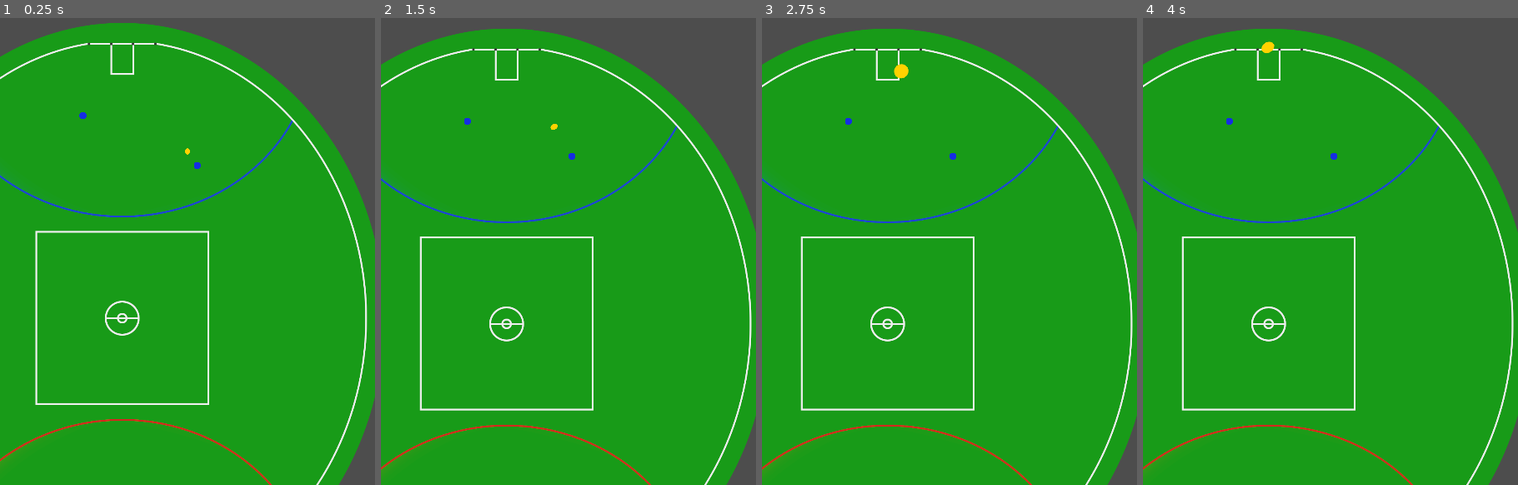
Above: before the commit, frames 1-4 (left to right).
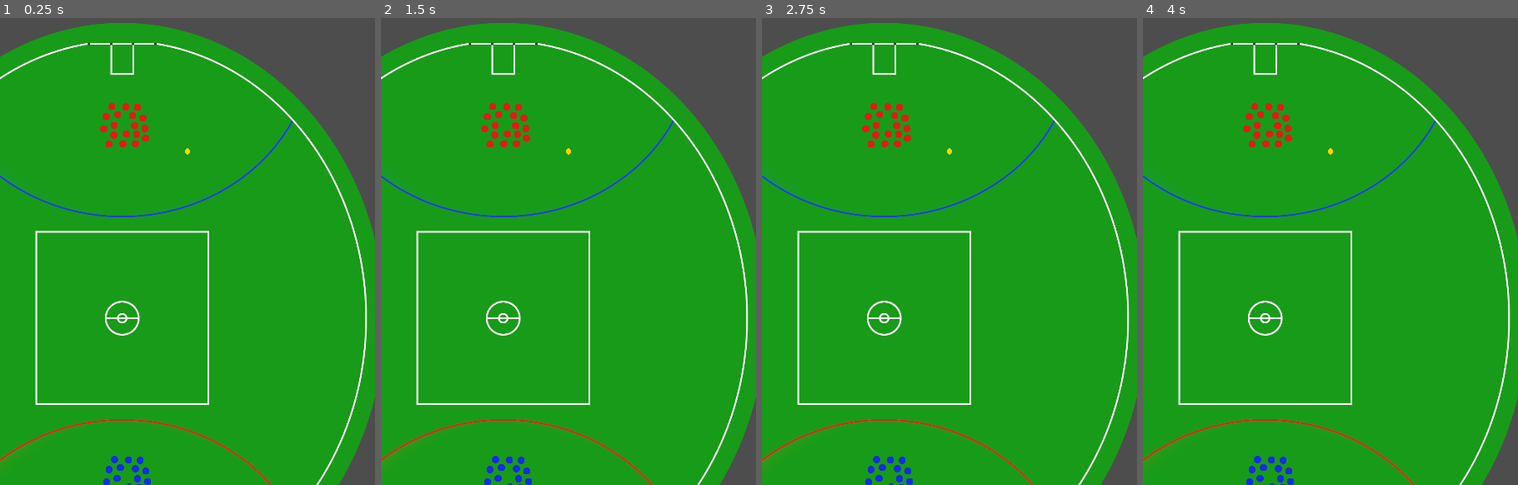
Above: after the commit, the same moments.

Repository: smartshark27/flat-footy
Game: Godot game, scene res://scenes/match.tscn
Same seed, same stepped clock (60 frames per second), same inputs: the game is played once before the commit and once after it.
Inputs:
- Up to frame 1 (0.25 s): no input
- Up to frame 2 (1.5 s): tap Enter at 0.5 s; tap Space at 1.25 s
- Up to frame 3 (2.75 s): no input
- Up to frame 4 (4 s): no input

The runs differ from the first frame. In frame 1, 0.8% of the frame differs, in the area x 21-54%, y 18-100%; in frame 2, 7.5%; in frame 3, 7.5%, in the area x 0-100%, y 1-100%; in frame 4, 7.5%.

Commit message:
Add teams of players

Diff:
--- a/project/scenes/match.tscn
+++ b/project/scenes/match.tscn
@@ -1,10 +1,11 @@
-[gd_scene load_steps=6 format=3 uid="uid://b7587edl4brvi"]
+[gd_scene load_steps=7 format=3 uid="uid://b7587edl4brvi"]
 
 [ext_resource type="PackedScene" uid="uid://ckp1y3vmjner3" path="res://scenes/stadium.tscn" id="1_8w50r"]
 [ext_resource type="Script" path="res://scripts/match.gd" id="1_xw5us"]
-[ext_resource type="PackedScene" uid="uid://ckvijnqoqcvmj" path="res://scenes/player.tscn" id="2_sat0e"]
 [ext_resource type="PackedScene" uid="uid://ix6nge6vmt2n" path="res://scenes/ball.tscn" id="3_bigrn"]
-[ext_resource type="Script" path="res://scripts/team.gd" id="3_ue071"]
+[ext_resource type="PackedScene" uid="uid://l24752vdx8y8" path="res://scenes/team.tscn" id="4_tf8dd"]
+[ext_resource type="Texture2D" uid="uid://doaesqebywamp" path="res://art/Blue Circle.png" id="5_fdquj"]
+[ext_resource type="Texture2D" uid="uid://br8nr18cclnhj" path="res://art/Red Circle.png" id="6_uhq74"]
 
 [node name="Match" type="Node2D"]
 script = ExtResource("1_xw5us")
@@ -14,13 +15,12 @@
 [node name="Ball" parent="." instance=ExtResource("3_bigrn")]
 position = Vector2(728, 480)
 
-[node name="Team" type="Node2D" parent="." node_paths=PackedStringArray("ball")]
-script = ExtResource("3_ue071")
-ball = NodePath("../Ball")
+[node name="BlueTeam" parent="." instance=ExtResource("4_tf8dd")]
+position = Vector2(557, 1412)
 attack_direction = "blue"
+player_texture = ExtResource("5_fdquj")
 
-[node name="Player" parent="Team" instance=ExtResource("2_sat0e")]
-position = Vector2(766, 535)
-
-[node name="Player2" parent="Team" instance=ExtResource("2_sat0e")]
-position = Vector2(427, 377)
+[node name="RedTeam" parent="." instance=ExtResource("4_tf8dd")]
+position = Vector2(549, 396)
+attack_direction = "red"
+player_texture = ExtResource("6_uhq74")
--- a/project/scenes/player.tscn
+++ b/project/scenes/player.tscn
@@ -1,6 +1,5 @@
-[gd_scene load_steps=5 format=3 uid="uid://ckvijnqoqcvmj"]
+[gd_scene load_steps=4 format=3 uid="uid://ckvijnqoqcvmj"]
 
-[ext_resource type="Texture2D" uid="uid://doaesqebywamp" path="res://art/Blue Circle.png" id="1_7xhgu"]
 [ext_resource type="Script" path="res://scripts/player.gd" id="1_xxd27"]
 [ext_resource type="Texture2D" uid="uid://bds35r5e7ijv7" path="res://art/Footy.png" id="3_n8bwf"]
 
@@ -10,7 +9,6 @@
 script = ExtResource("1_xxd27")
 
 [node name="Sprite2D" type="Sprite2D" parent="."]
-texture = ExtResource("1_7xhgu")
 
 [node name="CollisionShape2D" type="CollisionShape2D" parent="."]
 shape = SubResource("CircleShape2D_kg44s")
--- /dev/null
+++ b/project/scenes/team.tscn
@@ -0,0 +1,78 @@
+[gd_scene load_steps=3 format=3 uid="uid://l24752vdx8y8"]
+
+[ext_resource type="Script" path="res://scripts/team.gd" id="1_vu78q"]
+[ext_resource type="PackedScene" uid="uid://ckvijnqoqcvmj" path="res://scenes/player.tscn" id="2_6yshf"]
+
+[node name="Team" type="Node2D"]
+script = ExtResource("1_vu78q")
+
+[node name="LeftBackPocket" parent="." groups=["players"] instance=ExtResource("2_6yshf")]
+position = Vector2(-22, -22)
+
+[node name="FullBack" parent="." groups=["players"] instance=ExtResource("2_6yshf")]
+position = Vector2(21, -19)
+team_position = 1
+
+[node name="RightBackPocket" parent="." groups=["players"] instance=ExtResource("2_6yshf")]
+position = Vector2(27, 10)
+team_position = 2
+
+[node name="LeftHalfBack" parent="." groups=["players"] instance=ExtResource("2_6yshf")]
+position = Vector2(-32, 9)
+team_position = 3
+
+[node name="CentreHalfBack" parent="." groups=["players"] instance=ExtResource("2_6yshf")]
+position = Vector2(1, -44)
+team_position = 4
+
+[node name="RightHalfBack" parent="." groups=["players"] instance=ExtResource("2_6yshf")]
+position = Vector2(3, 34)
+team_position = 5
+
+[node name="LeftWing" parent="." groups=["players"] instance=ExtResource("2_6yshf")]
+position = Vector2(-33, 37)
+team_position = 6
+
+[node name="Centre" parent="." groups=["players"] instance=ExtResource("2_6yshf")]
+position = Vector2(51, -12)
+team_position = 7
+
+[node name="RightWing" parent="." groups=["players"] instance=ExtResource("2_6yshf")]
+position = Vector2(32, 35)
+team_position = 8
+
+[node name="LeftHalfForward" parent="." groups=["players"] instance=ExtResource("2_6yshf")]
+position = Vector2(-55, -16)
+team_position = 9
+
+[node name="CentreHalfForward" parent="." groups=["players"] instance=ExtResource("2_6yshf")]
+position = Vector2(-62, 19)
+team_position = 10
+
+[node name="RightHalfForward" parent="." groups=["players"] instance=ExtResource("2_6yshf")]
+position = Vector2(-7, 62)
+team_position = 11
+
+[node name="LeftForwardPocket" parent="." groups=["players"] instance=ExtResource("2_6yshf")]
+position = Vector2(29, 62)
+team_position = 12
+
+[node name="FullForward" parent="." groups=["players"] instance=ExtResource("2_6yshf")]
+position = Vector2(35, -43)
+team_position = 13
+
+[node name="RightForwardPocket" parent="." groups=["players"] instance=ExtResource("2_6yshf")]
+position = Vector2(56, 18)
+team_position = 14
+
+[node name="Ruck" parent="." groups=["players"] instance=ExtResource("2_6yshf")]
+position = Vector2(-39, -45)
+team_position = 15
+
+[node name="RuckRover" parent="." groups=["players"] instance=ExtResource("2_6yshf")]
+position = Vector2(-47, 63)
+team_position = 16
+
+[node name="Rover" parent="." groups=["players"] instance=ExtResource("2_6yshf")]
+position = Vector2(58, 46)
+team_position = 17
--- a/project/scripts/globals.gd
+++ b/project/scripts/globals.gd
@@ -8,3 +8,24 @@
 	HAS_BALL,
 	PASSING
 }
+
+enum TeamPosition {
+	LEFT_BACK_POCKET,
+	FULL_BACK,
+	RIGHT_BACK_POCKET,
+	LEFT_HALF_BACK,
+	CENTRE_HALF_BACK,
+	RIGHT_HALF_BACK,
+	LEFT_WING,
+	CENTRE,
+	RIGHT_WING,
+	LEFT_HALF_FORWARD,
+	CENTRE_HALF_FORWARD,
+	RIGHT_HALF_FORWARD,
+	LEFT_FORWARD_POCKET,
+	FULL_FORWARD,
+	RIGHT_FORWARD_POCKET,
+	RUCK,
+	RUCK_ROVER,
+	ROVER
+}
--- a/project/scripts/player.gd
+++ b/project/scripts/player.gd
@@ -1,4 +1,6 @@
 extends CharacterBody2D
+
+@export var team_position: Globals.TeamPosition
 
 const RUN_SPEED: float = 7 * Globals.PIXEL_PER_METRE
 const MAX_KICK_METRES: float = 60.0
--- a/project/scripts/team.gd
+++ b/project/scripts/team.gd
@@ -1,15 +1,30 @@
 extends Node2D
 
-@export var ball: CharacterBody2D
 @export var attack_direction: String
+@export var player_texture: Texture2D
 
 
 # Called when the node enters the scene tree for the first time.
 func _ready() -> void:
-	$Player.state = Globals.PlayerState.SEEKING_BALL
-	#$Player2.state = Globals.PlayerState.SEEKING_BALL
+	print("Initialisating team")
+	_init_players()
 
 
 # Called every frame. 'delta' is the elapsed time since the previous frame.
 func _process(delta: float) -> void:
 	pass
+
+
+func _init_players() -> void:
+	for player in _get_players():
+		_init_player(player)
+
+
+func _init_player(player: CharacterBody2D) -> void:
+	player.get_node("Sprite2D").texture = player_texture
+
+
+func _get_players() -> Array[CharacterBody2D]:
+	var players: Array[CharacterBody2D] = []
+	players.assign(get_children().filter(func(p): return p.is_in_group("players")))
+	return players
